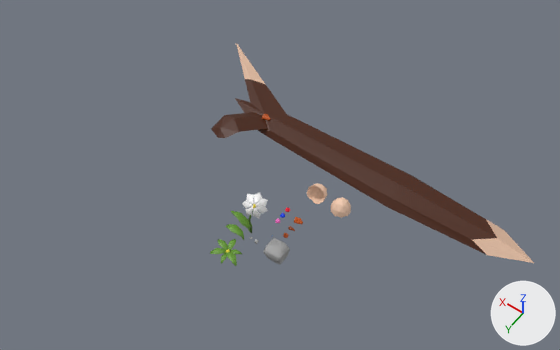
The Blender file art/environment.blend as it was, and as the next commit left it.
Before and after are seen from a 50 mm camera at (-63.8, 102.8, 196.9) aimed at (17.2, -10.8, 18.4). The axes (+X, +Y, +Z) are drawn at lower right. The lights are the same throughout.

Names of what the first picture shows: 'branch.001', 'egg_shell.001', 'egg_shell.002', 'flower.001', 'plant.001', 'simple_rock.003'.
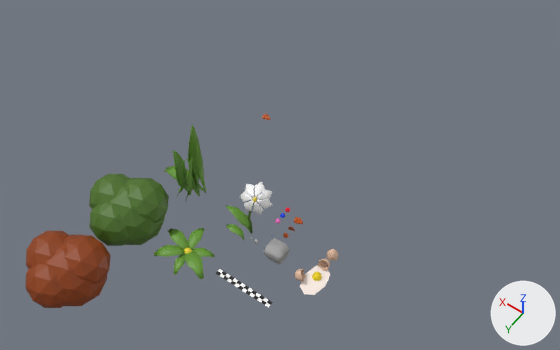
Where the change shows, as pixel boxes [x1, y1, x2, y2] in the pictures (560 x 350 px):
'branch.001', hidden (brown): before [211, 43, 534, 263]
'bush.002', added (brown): after [25, 231, 111, 308]
'bush.001', added (green): after [89, 174, 169, 246]
'plant.001', moved, rescaled (88% wider, 86% taller): before [210, 239, 242, 266]; after [154, 228, 215, 279]
'grass_tuff.001', added (green): after [164, 125, 206, 199]
'flower.001', rescaled (24% wider, 24% taller): before [231, 192, 268, 233]; after [226, 182, 272, 233]
'spilled_egg.001', added: after [300, 266, 330, 295]
'egg_shell.001', moved, rescaled (43% narrower, 41% shorter): before [331, 197, 351, 218]; after [327, 249, 338, 261]
'egg_shell.002', moved, rescaled (38% narrower, 41% shorter): before [307, 183, 327, 204]; after [318, 259, 330, 271]
'finish_line', added: after [216, 269, 273, 307]
'egg_shell.003', added: after [294, 269, 305, 281]

Diff of the bpy script that builds the scene:
```diff
--- a/art/environment.blend.py
+++ b/art/environment.blend.py
@@ ob_flower_001 @@
 ob_flower_001.location = (19.9, 0.5, 0.0)
-ob_flower_001.scale = (3.94, 3.94, 3.94)
+ob_flower_001.scale = (4.92, 4.92, 4.92)
 _m = ob_flower_001.modifiers.new('Solidify', 'SOLIDIFY')
@@ ob_plant_001 @@
 ob_plant_001 = bpy.data.objects.new('plant.001', me_plane_003)
-ob_plant_001.location = (20.9, 10.8, 0.0)
+ob_plant_001.location = (29.9, 18.3, 0.0)
 ob_plant_001.rotation_euler = (-0.105, 0.11, 0.627)  # degrees (-6, 6.3, 36)
-ob_plant_001.scale = (2.36, 2.36, 2.36)
+ob_plant_001.scale = (4.46, 4.46, 4.46)
 _m = ob_plant_001.modifiers.new('Solidify', 'SOLIDIFY')
@@ ob_branch_001 @@
 ob_branch_001.scale = (2.38, 0.738, 1.0)
+ob_branch_001.hide_set(True)
@@ ob_egg_shell_001 @@
 ob_egg_shell_001 = bpy.data.objects.new('egg_shell.001', me_icosphere_012)
-ob_egg_shell_001.location = (2.3, -22.2, 0.0)
-ob_egg_shell_001.scale = (11.4, 11.4, 11.4)
+ob_egg_shell_001.location = (-4.8, -6.7, 0.0)
+ob_egg_shell_001.scale = (6.41, 6.41, 6.41)
@@ ob_egg_shell_002 @@
 ob_egg_shell_002 = bpy.data.objects.new('egg_shell.002', me_icosphere_013)
-ob_egg_shell_002.location = (10.7, -21.7, 0.0)
+ob_egg_shell_002.location = (-4.9, -2.1, 0.0)
 ob_egg_shell_002.rotation_euler = (1.571, 0.0, 0.0)  # degrees (90, 0, 0)
-ob_egg_shell_002.scale = (11.4, 11.4, 11.4)
+ob_egg_shell_002.scale = (6.41, 6.41, 6.41)
 _m = ob_egg_shell_002.modifiers.new('Solidify', 'SOLIDIFY')
@@ ob_bush_002 @@
+ob_bush_002 = bpy.data.objects.new('bush.002', me_icosphere_017)  # an icosphere of 80 faces spanning x -10.0..10.0, y -10.5..10.5, z -10.5..10.5; an icosphere of 80 faces spanning x -6.3..8.6, y -2.2..13.5, z -6.9..8.8; an icosphere of 80 faces spanning x -2.1..12.8, y -7.0..8.7, z -4.9..10.8; an icosphere of 80 faces spanning x -10.2..4.8, y -10.5..5.2, z -4.5..11.2; in mat_palette256 (picture img_palette256_png)
+ob_bush_002.location = (50.9, 43.8, 6.3)
@@ ob_bush_001 @@
+ob_bush_001 = bpy.data.objects.new('bush.001', me_icosphere_016)  # an icosphere of 80 faces spanning x -10.0..10.0, y -10.5..10.5, z -10.5..10.5; an icosphere of 80 faces spanning x -6.3..8.6, y -2.2..13.5, z -6.9..8.8; an icosphere of 80 faces spanning x -2.1..12.8, y -7.0..8.7, z -4.9..10.8; an icosphere of 80 faces spanning x -10.2..4.8, y -10.5..5.2, z -4.5..11.2; in mat_palette256 (picture img_palette256_png)
+ob_bush_001.location = (50.9, 18.6, 6.3)
@@ ob_grass_tuff_001 @@
+ob_grass_tuff_001 = bpy.data.objects.new('grass_tuff.001', me_plane_013)  # 159 vertices, 89 faces; spans x -0.93..1.26, y -0.37..1.34, z -0.04..2.5; in mat_palette256_001 (picture img_palette256_png_001); modifiers SOLIDIFY
+ob_grass_tuff_001.location = (43.8, -2.9, 0.0)
+ob_grass_tuff_001.rotation_euler = (0.065, -0.0365, -0.524)  # degrees (3.7, -2.1, -30)
+ob_grass_tuff_001.scale = (7.26, 6.07, 10.6)
@@ ob_egg_shell_003 @@
+ob_egg_shell_003 = bpy.data.objects.new('egg_shell.003', me_icosphere_015)  # 36 vertices, 50 faces; spans x -0.272..0.272, y 0.005..0.565, z -0.212..0.29; in mat_palette256 (picture img_palette256_png); modifiers SOLIDIFY
+ob_egg_shell_003.location = (-1.4, 5.0, 0.0)
+ob_egg_shell_003.rotation_euler = (1.571, 0.0, 2.042)  # degrees (90, 0, 117)
+ob_egg_shell_003.scale = (6.41, 6.41, 6.41)
@@ ob_spilled_egg_001 @@
+ob_spilled_egg_001 = bpy.data.objects.new('spilled_egg.001', me_icosphere_014)  # 52 vertices, 64 faces; spans x -0.71..0.64, y -0.88..1.34, z -0.01..0.29; in mat_palette256 (picture img_palette256_png)
+ob_spilled_egg_001.location = (-5.1, 1.9, 0.0)
+ob_spilled_egg_001.scale = (5.18, 5.18, 5.18)
@@ ob_finish_line @@
+ob_finish_line = bpy.data.objects.new('finish_line', me_plane_008)  # 45 vertices, 28 faces; spans x -9.6..9.6, y 0.0..2.0, z 0.0; in mat_palette256_012 (picture img_palette256_png_013); modifiers EDGE_SPLIT
+ob_finish_line.location = (10.2, 16.1, -0.2)
```
